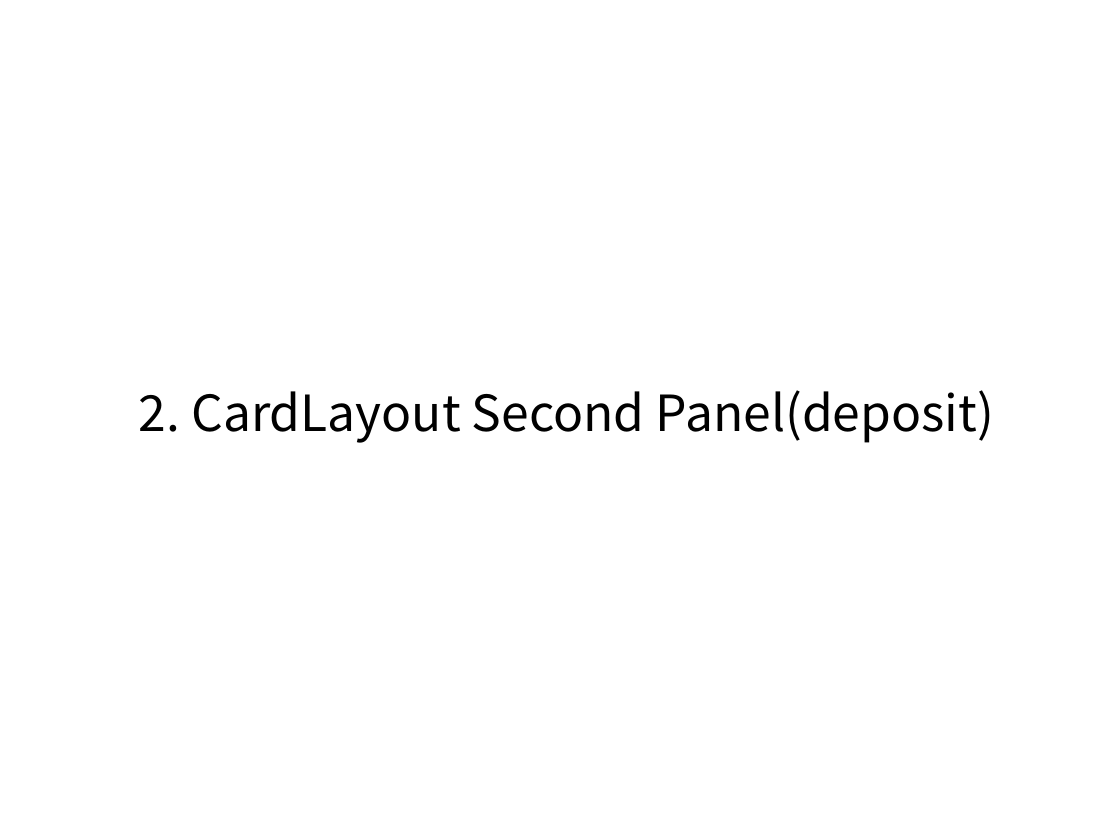
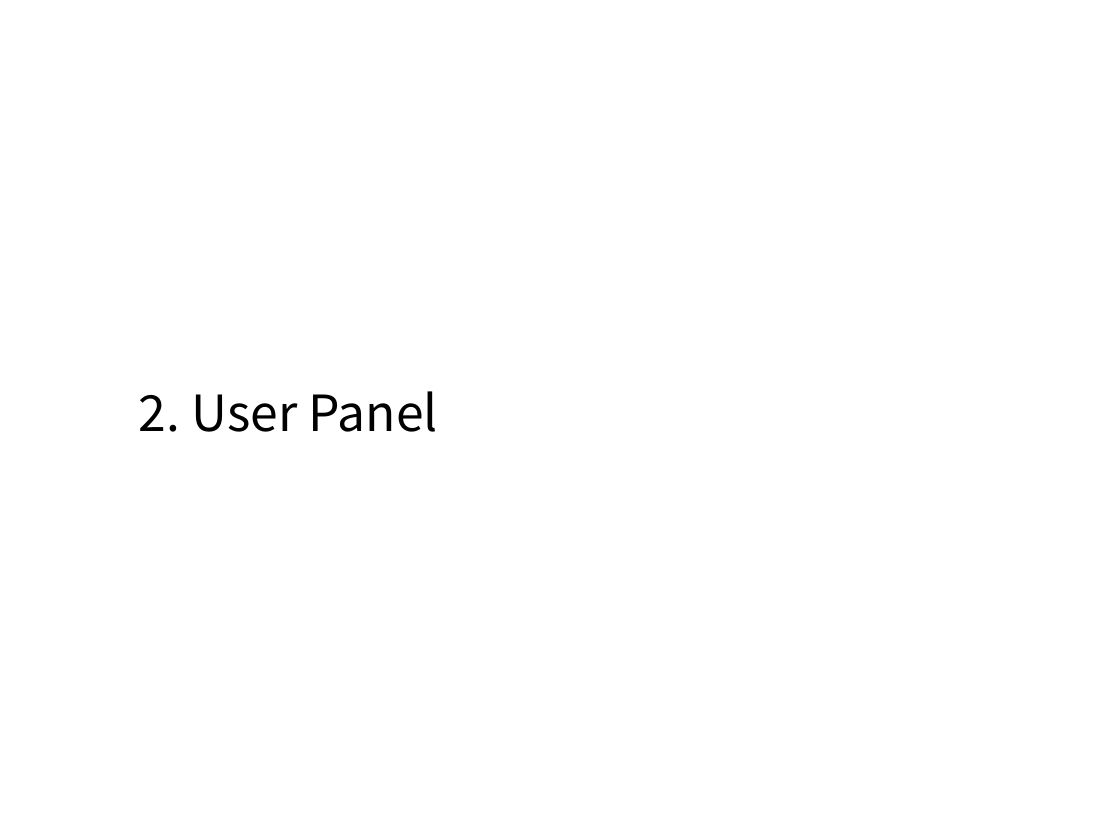
Before and after one commit to S-Onix/BankSystemProject, a slide deck: slide 11 of BankSystem/documentation/banksystem.pptx. Drawn at 1120x840 pixels with LibreOffice and Linux fonts; fonts in the diff are those of the drawing. Boxes give left, top, right and bottom in pixels: in the first picture for what was removed or moved away, otherwise in the second. Text is boxed around its words. In the diff, an @@ line names an element or a change of style, - is before the commit and + after.

```diff
--- a/BankSystem/documentation/banksystem.pptx
+++ b/BankSystem/documentation/banksystem.pptx
@@ text at [139, 391, 438, 432]: text changed @@
-2. CardLayout Second Panel(deposit)
+2. User Panel
```
Also in this commit, not shown: 1 other slide changed, 3 slides added, 5 other files.
